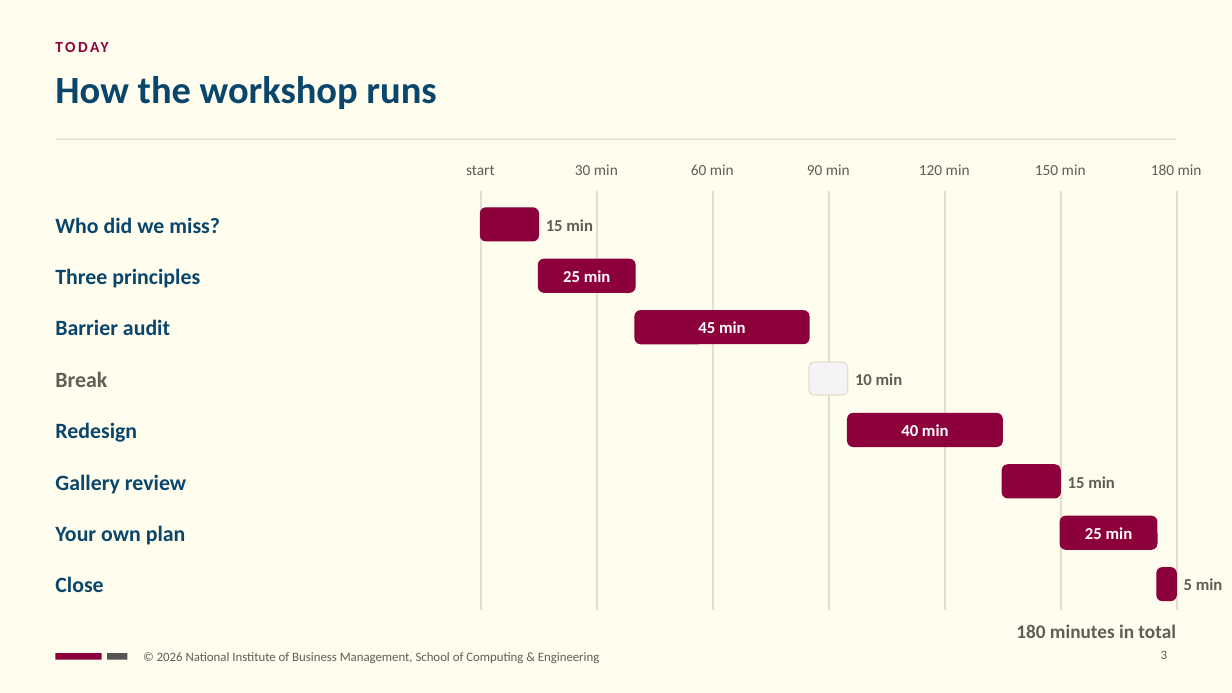
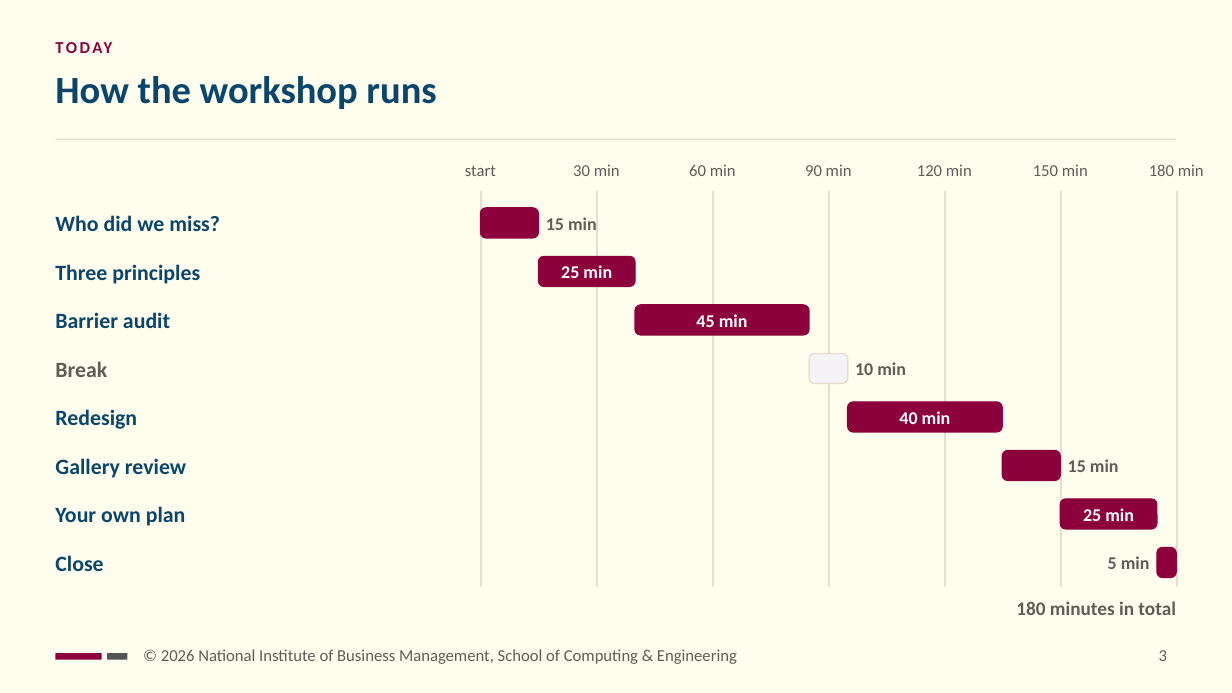
Before and after one commit to NIBM-SOCE/NCIT-E, a slide deck: slide 3 of sessions/s04/slides/ncit-e-s04-udl-workshop.pptx. Drawn at 1232x693 pixels with LibreOffice and Linux fonts; fonts in the diff are those of the drawing. Boxes give left, top, right and bottom in pixels: in the first picture for what was removed or moved away, otherwise in the second. Text is boxed around its words. In the diff, an @@ line names an element or a change of style, - is before the commit and + after.

```diff
--- a/sessions/s04/slides/ncit-e-s04-udl-workshop.pptx
+++ b/sessions/s04/slides/ncit-e-s04-udl-workshop.pptx
@@ size 12 to 13 pt in 8 elements at (x1=55, y1=37, x2=1174, y2=65), (x1=465, y1=165, x2=496, y2=176), (x1=573, y1=164, x2=620, y2=176), (x1=689, y1=164, x2=736, y2=176), (x1=805, y1=164, x2=852, y2=176), (x1=917, y1=164, x2=972, y2=176), (x1=1033, y1=164, x2=1088, y2=176), (x1=1149, y1=164, x2=1204, y2=176) @@
@@ rectangle resized from (x1=481, y1=191, x2=482, y2=610) to (x1=481, y1=191, x2=482, y2=587) @@
@@ rectangle resized from (x1=597, y1=191, x2=598, y2=610) to (x1=597, y1=191, x2=598, y2=587) @@
@@ rectangle resized from (x1=713, y1=191, x2=714, y2=610) to (x1=713, y1=191, x2=714, y2=587) @@
@@ rectangle resized from (x1=828, y1=191, x2=829, y2=610) to (x1=828, y1=191, x2=829, y2=587) @@
@@ rectangle resized from (x1=945, y1=191, x2=945, y2=610) to (x1=945, y1=191, x2=945, y2=587) @@
@@ rectangle resized from (x1=1060, y1=191, x2=1061, y2=610) to (x1=1060, y1=191, x2=1061, y2=587) @@
@@ rectangle resized from (x1=1177, y1=191, x2=1177, y2=610) to (x1=1177, y1=191, x2=1177, y2=587) @@
@@ 2 texts, 2 rounded rectangles moved together from (x1=55, y1=260, x2=809, y2=344) to (x1=55, y1=256, x2=809, y2=335) @@
@@ rounded rectangle resized from (x1=810, y1=362, x2=848, y2=396) to (x1=810, y1=354, x2=848, y2=384) @@
@@ text "10 min" moved from (x1=855, y1=373, x2=903, y2=385) to (x1=855, y1=362, x2=906, y2=375) @@
@@ 3 texts, 1 rounded rectangle moved together from (x1=55, y1=371, x2=1002, y2=446) to (x1=55, y1=361, x2=1002, y2=433) @@
@@ 3 texts, 1 rounded rectangle moved together from (x1=55, y1=465, x2=1115, y2=545) to (x1=55, y1=451, x2=1119, y2=526) @@
@@ size 13 to 14 pt in 7 elements at (x1=546, y1=217, x2=597, y2=230), (x1=561, y1=265, x2=612, y2=278), (x1=696, y1=314, x2=748, y2=327), (x1=855, y1=362, x2=906, y2=375), (x1=899, y1=411, x2=951, y2=424), (x1=1068, y1=459, x2=1119, y2=472), (x1=1083, y1=508, x2=1134, y2=521) @@
@@ proportions changed in 7 elements at (x1=481, y1=208, x2=539, y2=238), (x1=539, y1=256, x2=636, y2=287), (x1=635, y1=305, x2=809, y2=335), (x1=848, y1=402, x2=1002, y2=433), (x1=810, y1=354, x2=848, y2=384), (x1=1003, y1=451, x2=1061, y2=482), (x1=1060, y1=499, x2=1157, y2=530) @@
@@ text "5 min" moved from (x1=1184, y1=578, x2=1223, y2=590) to (x1=1108, y1=556, x2=1150, y2=569) @@
@@ text "5 min" at (x1=1108, y1=556, x2=1150, y2=569): size 13 to 14 pt; alignment left to right @@
@@ 2 texts, 2 rounded rectangles moved together from (x1=55, y1=517, x2=1177, y2=601) to (x1=55, y1=499, x2=1177, y2=578) @@
@@ text "180 minutes in total" moved from (x1=1016, y1=624, x2=1175, y2=638) to (x1=1016, y1=601, x2=1175, y2=615) @@
@@ text "© 2026 National Institute of ..." at (x1=161, y1=649, x2=737, y2=664): size 10 to 13 pt @@
@@ page number at (x1=1159, y1=650, x2=1167, y2=661): size 10 to 13 pt @@
```
Also in this commit, not shown: 17 other slides changed, 41 other files.
